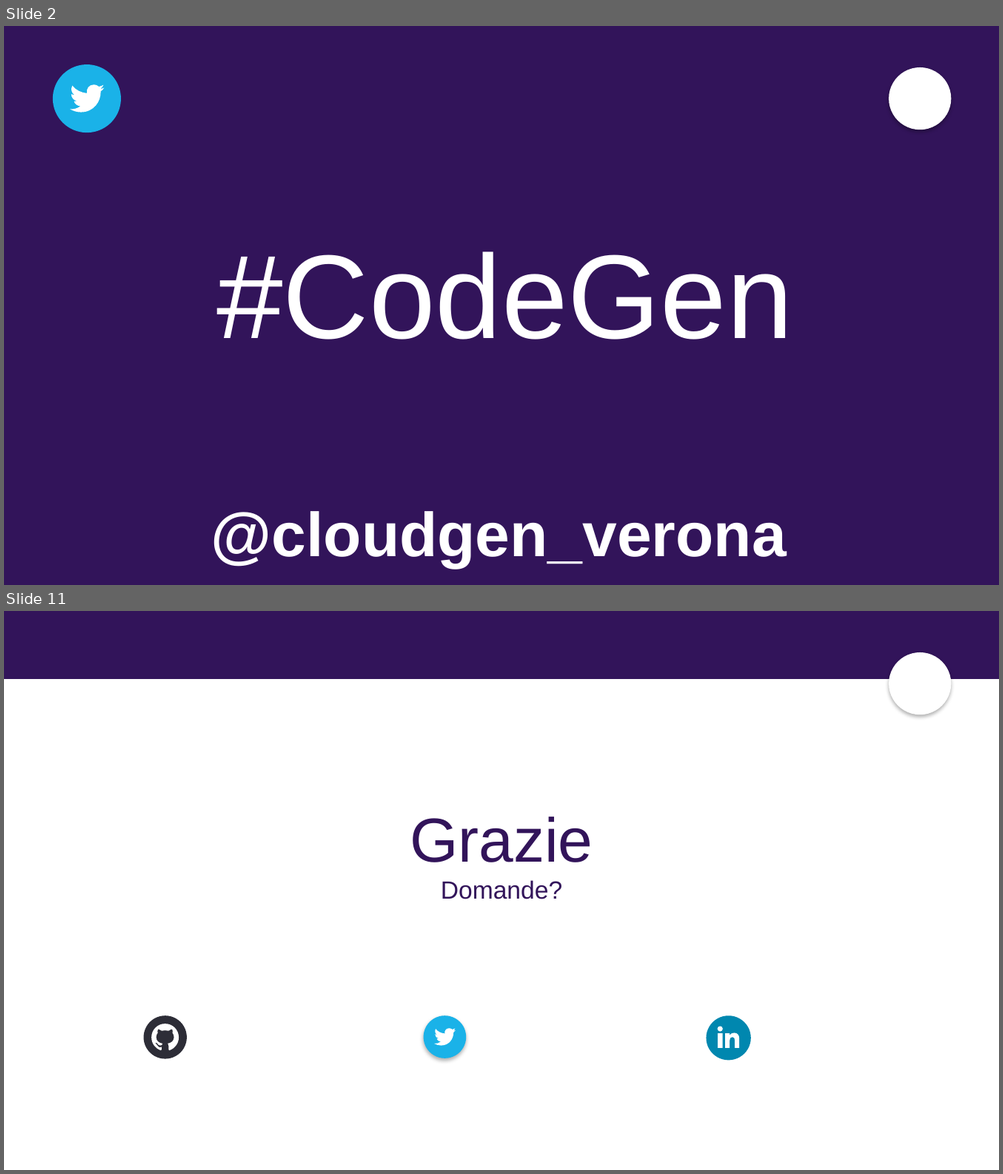
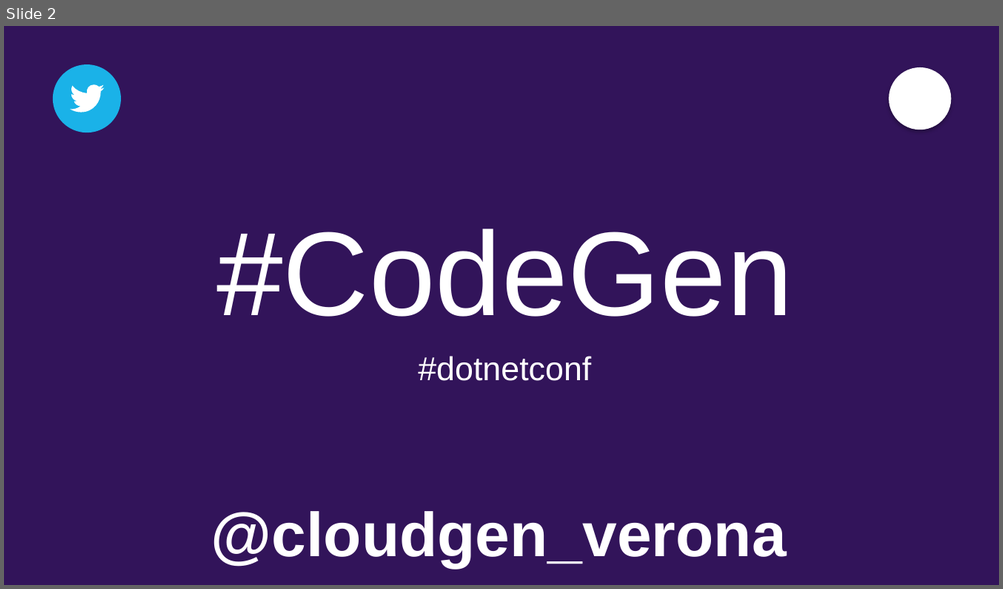
Before and after one commit to giulianolatini/CodeGen2018, a slide deck: slides/CodeGen_Template.pptx. Shown one above the other, each under a label of ours: slides 2 and 11 before the commit, slide 2 after it; the slides between them are not shown. The pictures are 1003x1174 and 1003x589 pixels, drawn with LibreOffice and Linux fonts; fonts in the diff are those of the drawing; background and template pictures are left out. Boxes give left, top, right and bottom in pixels: in the first picture for what was removed or moved away, otherwise in the second. Text is boxed around its words. In the diff, an @@ line names an element or a change of style, - is before the commit and + after.

```diff
--- a/slides/CodeGen_Template.pptx
+++ b/slides/CodeGen_Template.pptx
@@ slide 11 removed at box(4, 611, 999, 1170), background #FFFFFF; not listed: 2 template elements that a slide beside it also shows @@
@@ text removed at box(410, 817, 592, 900) @@
-Grazie
-Domande?
@@ ellipse removed at box(144, 1016, 187, 1059) @@
@@ freeform shape removed at box(152, 1025, 179, 1051) @@
@@ freeform shape removed at box(156, 1025, 170, 1051) @@
@@ ellipse removed at box(424, 1016, 466, 1059) @@
@@ freeform shape removed at box(434, 1029, 455, 1046) @@
@@ ellipse removed at box(706, 1016, 751, 1061) @@
@@ freeform shape removed at box(713, 1027, 729, 1051) @@
@@ freeform shape removed at box(717, 1025, 729, 1045) @@
@@ freeform shape removed at box(717, 1027, 739, 1048) @@
@@ freeform shape removed at box(730, 1025, 739, 1034) @@
@@ rectangle removed at box(739, 1028, 739, 1031) @@
@@ slide 2 changed as well @@
@@ text at box(418, 356, 591, 381): paragraph added @@
+#dotnetconf
```
Also in this commit, not shown: 6 slides added, 5 other slides removed.
